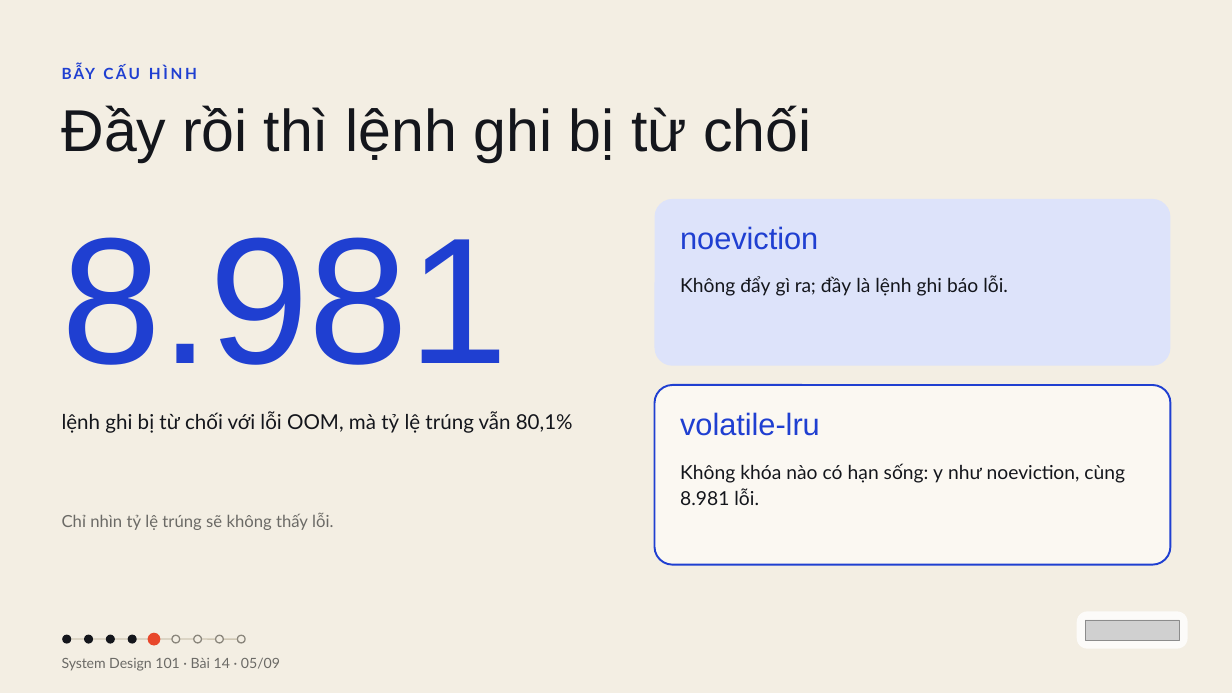
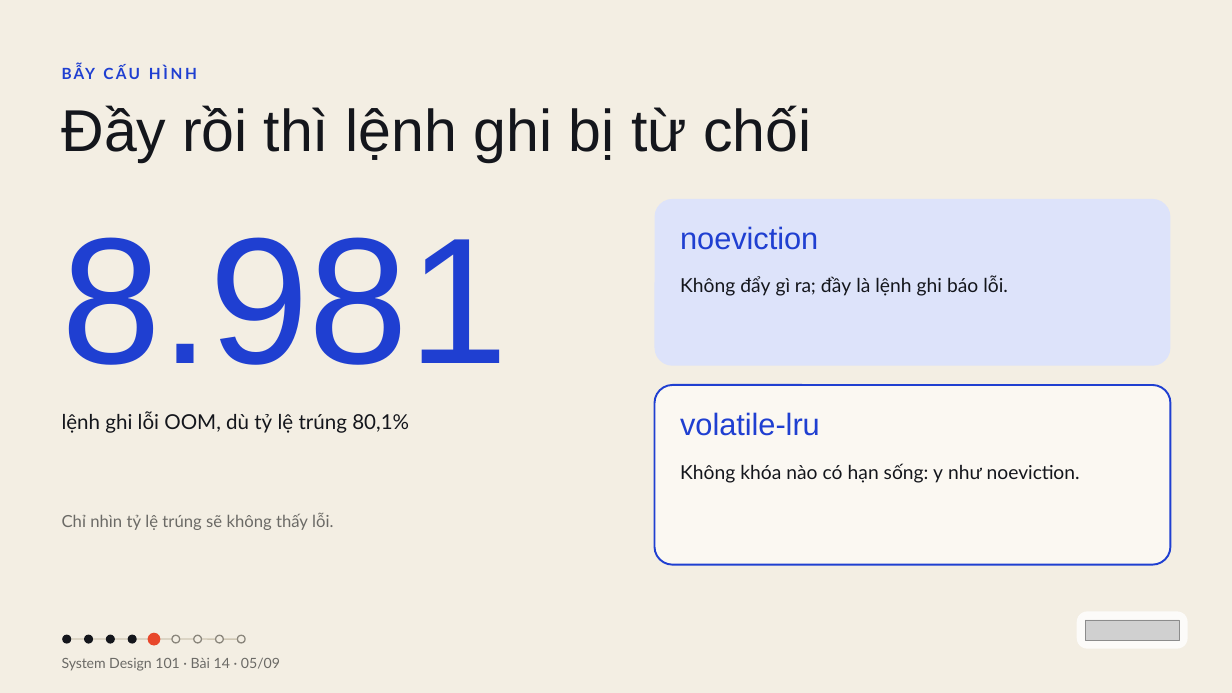
Before and after one commit to vohoailinh90/tool-marketing-studio, a slide deck: slide 5 of system-design-101/vi/lessons/sd-06-014/slides/sd-06-014.pptx. Drawn at 1232x693 pixels with LibreOffice and Linux fonts; fonts in the diff are those of the drawing; grey boxes stand for pictures. Boxes give left, top, right and bottom in pixels: in the first picture for what was removed or moved away, otherwise in the second. Text is boxed around its words. In the diff, an @@ line names an element or a change of style, - is before the commit and + after.

```diff
--- a/system-design-101/vi/lessons/sd-06-014/slides/sd-06-014.pptx
+++ b/system-design-101/vi/lessons/sd-06-014/slides/sd-06-014.pptx
@@ text at (x1=62, y1=411, x2=409, y2=433): text changed @@
-lệnh ghi bị từ chối với lỗi OOM, mà tỷ lệ trúng vẫn 80,1%
+lệnh ghi lỗi OOM, dù tỷ lệ trúng 80,1%
@@ text at (x1=680, y1=463, x2=1080, y2=483): text changed @@
-Không khóa nào có hạn sống: y như noeviction, cùng 8.981 lỗi.
+Không khóa nào có hạn sống: y như noeviction.
```
Also in this commit, not shown: 6 other slides changed, 4 other files.
